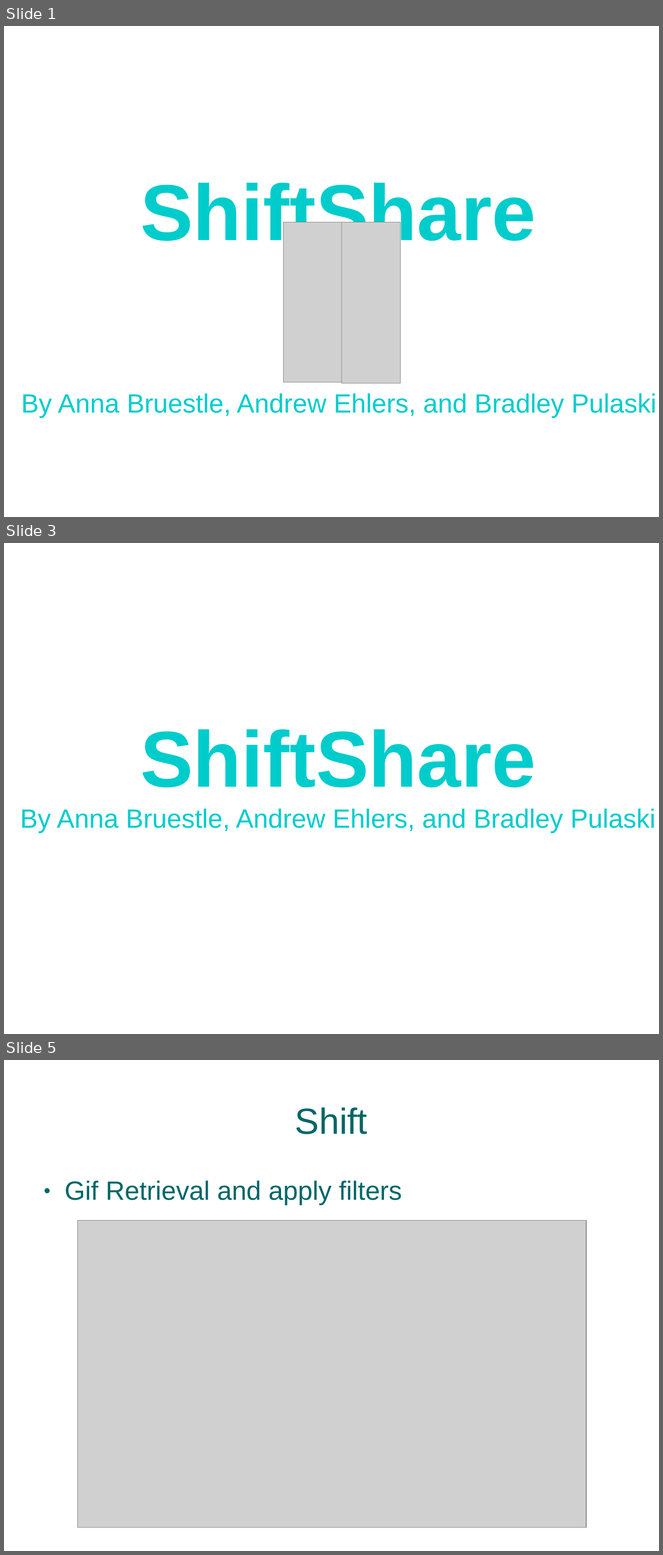
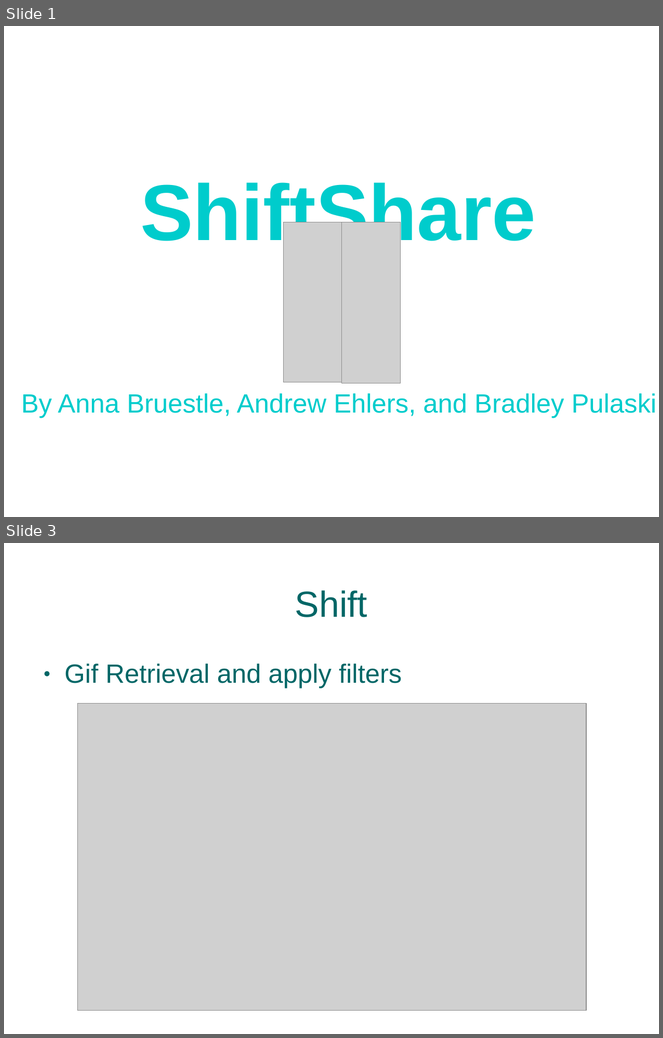
Before and after one commit to abruestle/ShiftShare, a slide deck: presentation/ShiftSharePresentation.ppt. Shown one above the other, each under a label of ours: slides 1, 3 and 5 before the commit, slides 1 and 3 after it; the slides between them are not shown. The pictures are 663x1555 and 663x1038 pixels, drawn with LibreOffice and Linux fonts; fonts in the diff are those of the drawing; grey boxes stand for pictures; background and template pictures are left out. Boxes give left, top, right and bottom in pixels: in the first picture for what was removed or moved away, otherwise in the second. Text is boxed around its words. In the diff, an @@ line names an element or a change of style, - is before the commit and + after.

```diff
--- a/presentation/ShiftSharePresentation.ppt
+++ b/presentation/ShiftSharePresentation.ppt
@@ slide 3 removed at box(4, 543, 659, 1034), background picture (left out) @@
@@ text removed at box(20, 729, 656, 834) @@
-ShiftShare
-By Anna Bruestle, Andrew Ehlers, and Bradley Pulaski
@@ what was slide 5 is now slide 3 @@
```
Also in this commit, not shown: 3 slides changed, 1 other slide removed, 3 other files.
